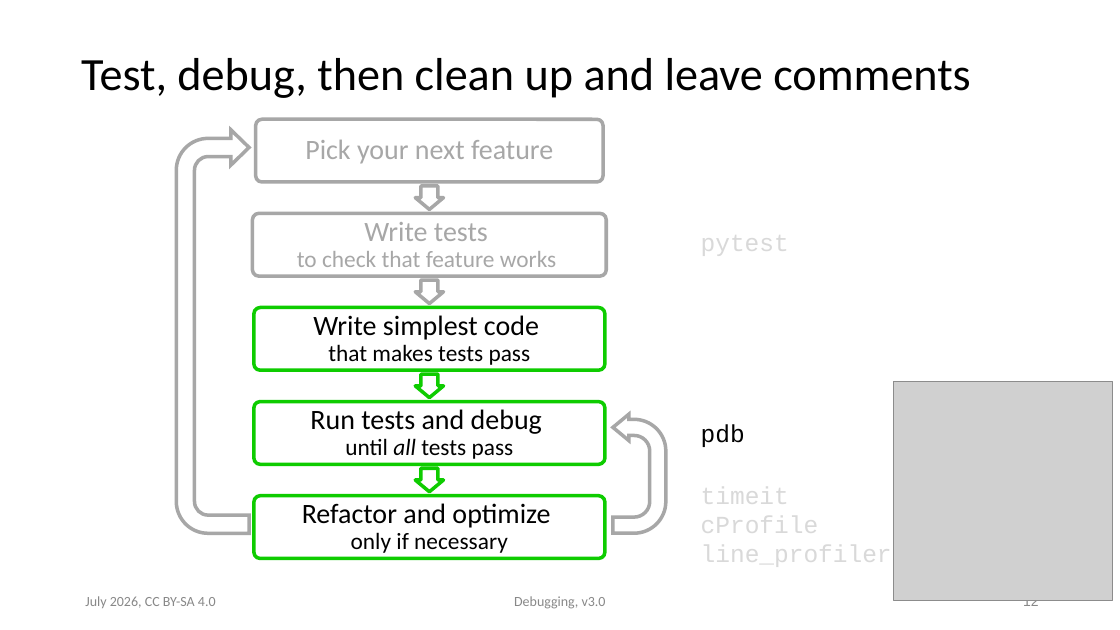
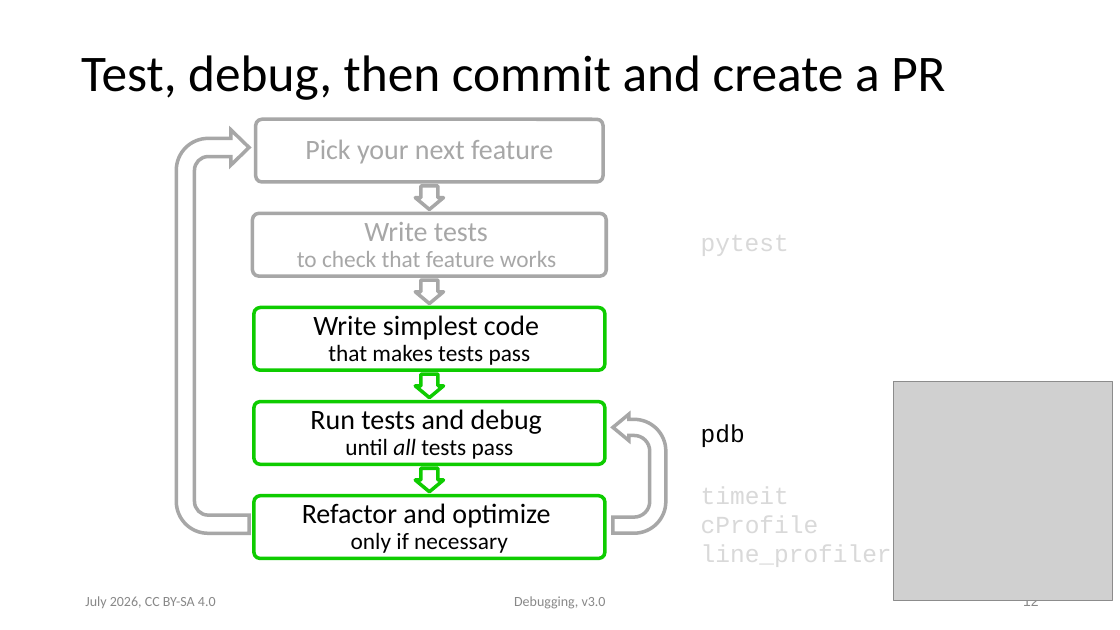
Before and after one commit to ASPP/testing_debugging_profiling, a slide deck: slide 12 of debugging.pptx. Drawn at 1120x630 pixels with LibreOffice and Linux fonts; fonts in the diff are those of the drawing; grey boxes stand for pictures. Boxes give left, top, right and bottom in pixels: in the first picture for what was removed or moved away, otherwise in the second. Text is boxed around its words. In the diff, an @@ line names an element or a change of style, - is before the commit and + after.

Commit message:
Debugging slides iteration (simplify)

```diff
--- a/debugging.pptx
+++ b/debugging.pptx
@@ title at box(81, 55, 945, 100): text changed; size 39.6 to 44 pt @@
-Test, debug, then clean up and leave comments
+Test, debug, then commit and create a PR
```
Also in this commit, not shown: 5 other slides changed, 1 other file.
